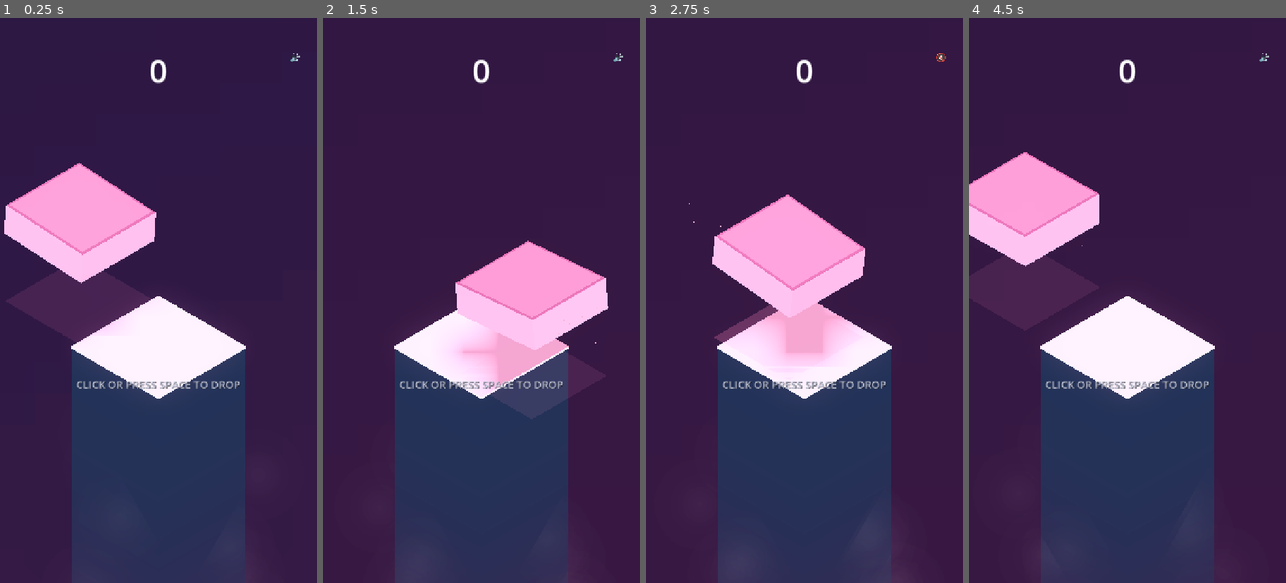
Above: before the commit, frames 1-4 (left to right).
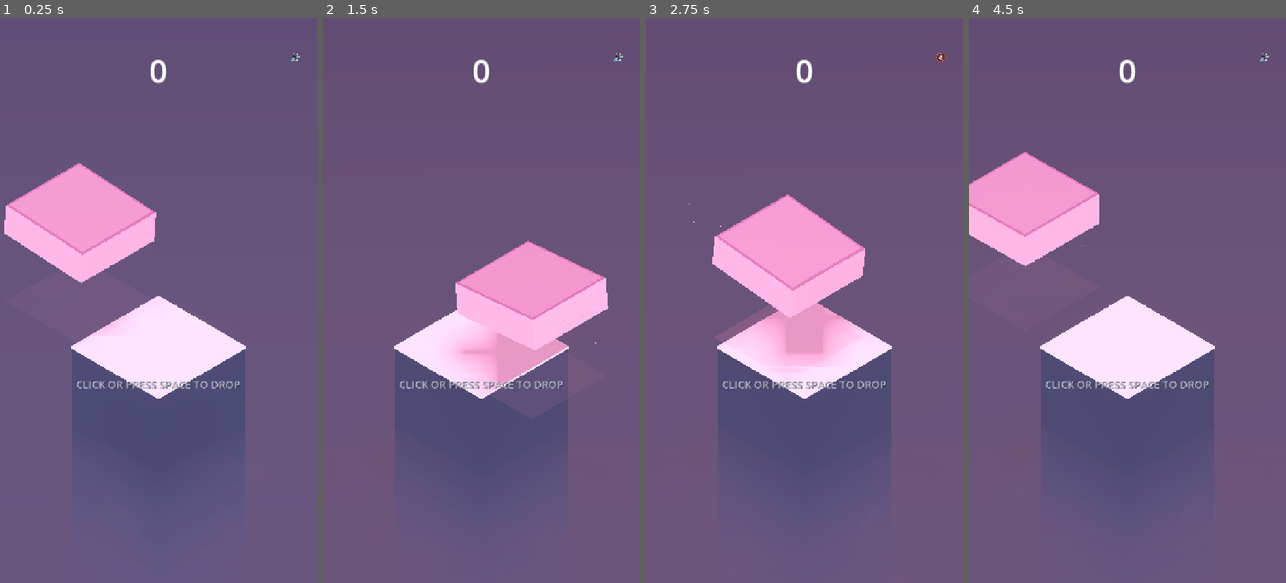
Above: after the commit, the same moments.

Repository: AakashJ91/stack
Game: Godot game, scene res://scenes/main.tscn
Two runs of this game, one before a commit and one after it. Both use one fixed random seed, a clock stepped at 60 frames per second and the inputs below.
Inputs:
- Up to frame 1 (0.25 s): no input
- Up to frame 2 (1.5 s): click "🔊" at 0.5 s; click "🔇" at 1.25 s
- Up to frame 3 (2.75 s): click "🔊" at 2 s
- Up to frame 4 (4.5 s): click "🔇" at 2.75 s; click "🔊" at 3.5 s; click "🔇" at 4.25 s

The runs differ from the first frame. In frame 1, 88% of the frame differs, in the area x 0-100%, y 0-100%; in frame 2, 90%; in frame 3, 88%; in frame 4, 89%.

Commit message:
Add realastic fog at bottom

Diff:
--- a/scripts/main.gd
+++ b/scripts/main.gd
@@ -47,6 +47,8 @@
 var pedestal_rim: MeshInstance3D
 var pedestal_mat: ShaderMaterial
 var pedestal_mist_particles: CPUParticles3D
+var fog_sheets: Array[MeshInstance3D] = []
+var fog_materials: Array[ShaderMaterial] = []
 
 # Gradient Background Components
 var bg_quad: MeshInstance3D
@@ -133,6 +135,7 @@
 	_setup_lighting_and_env()
 	_setup_gradient_background()
 	_create_pedestal()
+	_setup_realistic_fog_sheets()
 	base_camera_pivot_y = camera_pivot.position.y
 	target_camera_y = base_camera_pivot_y
 	target_camera_x = camera_pivot.position.x
@@ -204,6 +207,24 @@
 		mist_tint.a = 0.25
 		pedestal_mist_particles.color = mist_tint
 
+	# Update realistic environment height fog color
+	var env = $WorldEnvironment.environment
+	if env and env.fog_enabled:
+		var target_fog_c = target_bottom.lerp(Color(0.65, 0.75, 0.90), 0.25)
+		bg_tween.tween_property(env, "fog_light_color", target_fog_c, 0.7)
+
+	# Update rolling mist shader sheets color
+	var target_sheet_c = target_bottom.lerp(Color(0.85, 0.90, 1.0), 0.18)
+	for f_mat in fog_materials:
+		if is_instance_valid(f_mat):
+			var cur_fc = f_mat.get_shader_parameter("fog_color")
+			if cur_fc == null:
+				cur_fc = target_sheet_c
+			bg_tween.tween_method(func(c: Color):
+				if is_instance_valid(f_mat):
+					f_mat.set_shader_parameter("fog_color", Color(c.r, c.g, c.b, 0.42))
+			, cur_fc, target_sheet_c, 0.7)
+
 func _update_height_gradient_tint(height_index: int) -> void:
 	if not bg_gradient:
 		return
@@ -225,6 +246,19 @@
 		env.glow_enabled = true
 		env.glow_intensity = 0.30
 		env.glow_bloom = 0.05
+
+		# Realistic Atmospheric Height Fog
+		env.fog_enabled = true
+		env.fog_mode = Environment.FOG_MODE_EXPONENTIAL
+		var pal = PALETTES[palette_index % PALETTES.size()]
+		var bot_c = pal.get("bg_bottom", Color(0.20, 0.14, 0.28)) as Color
+		env.fog_light_color = bot_c.lerp(Color(0.65, 0.75, 0.90), 0.25)
+		env.fog_light_energy = 0.95
+		env.fog_density = 0.014
+		env.fog_aerial_perspective = 0.45
+		env.fog_sky_affect = 0.25
+		env.fog_height = -0.5
+		env.fog_height_density = 0.20
 
 	var light = $DirectionalLight3D as DirectionalLight3D
 	if light:
@@ -361,6 +395,93 @@
 
 	add_child(pedestal_mist_particles)
 
+func _setup_realistic_fog_sheets() -> void:
+	for sheet in fog_sheets:
+		if is_instance_valid(sheet):
+			sheet.queue_free()
+	fog_sheets.clear()
+	fog_materials.clear()
+
+	# Procedural smooth simplex noise for rolling mist tendrils
+	var noise = FastNoiseLite.new()
+	noise.noise_type = FastNoiseLite.TYPE_SIMPLEX_SMOOTH
+	noise.frequency = 0.016
+	noise.fractal_octaves = 3
+
+	var noise_tex = NoiseTexture2D.new()
+	noise_tex.seamless = true
+	noise_tex.noise = noise
+	noise_tex.width = 256
+	noise_tex.height = 256
+
+	var fog_shader = Shader.new()
+	fog_shader.code = """
+shader_type spatial;
+render_mode blend_mix, depth_draw_never, cull_disabled, unshaded;
+
+uniform sampler2D noise_tex : repeat_enable, filter_linear;
+uniform vec4 fog_color : source_color = vec4(0.15, 0.18, 0.28, 0.45);
+uniform vec2 scroll_speed = vec2(0.012, 0.008);
+uniform vec2 scroll_speed2 = vec2(-0.008, 0.015);
+uniform float density = 0.65;
+uniform float edge_fade_radius = 24.0;
+
+varying vec3 v_world_pos;
+
+void vertex() {
+	v_world_pos = (MODEL_MATRIX * vec4(VERTEX, 1.0)).xyz;
+}
+
+void fragment() {
+	vec2 uv1 = v_world_pos.xz * 0.055 + TIME * scroll_speed;
+	vec2 uv2 = v_world_pos.xz * 0.085 + TIME * scroll_speed2;
+
+	float n1 = texture(noise_tex, uv1).r;
+	float n2 = texture(noise_tex, uv2).r;
+	float noise_val = smoothstep(0.12, 0.88, (n1 * 0.6 + n2 * 0.4));
+
+	float dist = length(v_world_pos.xz);
+	float circle_fade = clamp(1.0 - (dist / edge_fade_radius), 0.0, 1.0);
+	circle_fade = circle_fade * circle_fade * (3.0 - 2.0 * circle_fade);
+
+	ALBEDO = fog_color.rgb;
+	ALPHA = noise_val * circle_fade * fog_color.a * density;
+}
+"""
+	var pal = PALETTES[palette_index % PALETTES.size()]
+	var bot_c = pal.get("bg_bottom", Color(0.20, 0.14, 0.28)) as Color
+	var base_fog_color = bot_c.lerp(Color(0.85, 0.90, 1.0), 0.18)
+
+	# Staggered height layers creating authentic 3D parallax depth
+	var layer_configs = [
+		{"y": -2.2, "size": 32.0, "density": 0.35, "s1": Vector2(0.014, 0.008), "s2": Vector2(-0.009, 0.015), "radius": 16.0},
+		{"y": -4.6, "size": 42.0, "density": 0.50, "s1": Vector2(-0.011, 0.014), "s2": Vector2(0.015, -0.008), "radius": 22.0},
+		{"y": -8.0, "size": 54.0, "density": 0.68, "s1": Vector2(0.018, -0.012), "s2": Vector2(-0.014, 0.010), "radius": 28.0},
+		{"y": -12.5, "size": 68.0, "density": 0.85, "s1": Vector2(-0.015, -0.009), "s2": Vector2(0.012, 0.016), "radius": 34.0}
+	]
+
+	for cfg in layer_configs:
+		var mat = ShaderMaterial.new()
+		mat.shader = fog_shader
+		mat.set_shader_parameter("noise_tex", noise_tex)
+		mat.set_shader_parameter("fog_color", Color(base_fog_color.r, base_fog_color.g, base_fog_color.b, 0.42))
+		mat.set_shader_parameter("density", cfg["density"])
+		mat.set_shader_parameter("scroll_speed", cfg["s1"])
+		mat.set_shader_parameter("scroll_speed2", cfg["s2"])
+		mat.set_shader_parameter("edge_fade_radius", cfg["radius"])
+
+		var mesh_inst = MeshInstance3D.new()
+		var plane = PlaneMesh.new()
+		plane.size = Vector2(cfg["size"], cfg["size"])
+		mesh_inst.mesh = plane
+		mesh_inst.material_override = mat
+		mesh_inst.position = Vector3(0, cfg["y"], 0)
+		mesh_inst.cast_shadow = GeometryInstance3D.SHADOW_CASTING_SETTING_OFF
+
+		add_child(mesh_inst)
+		fog_sheets.append(mesh_inst)
+		fog_materials.append(mat)
+
 func reset_game() -> void:
 	# Clear existing stack boxes
 	for b in stack:
